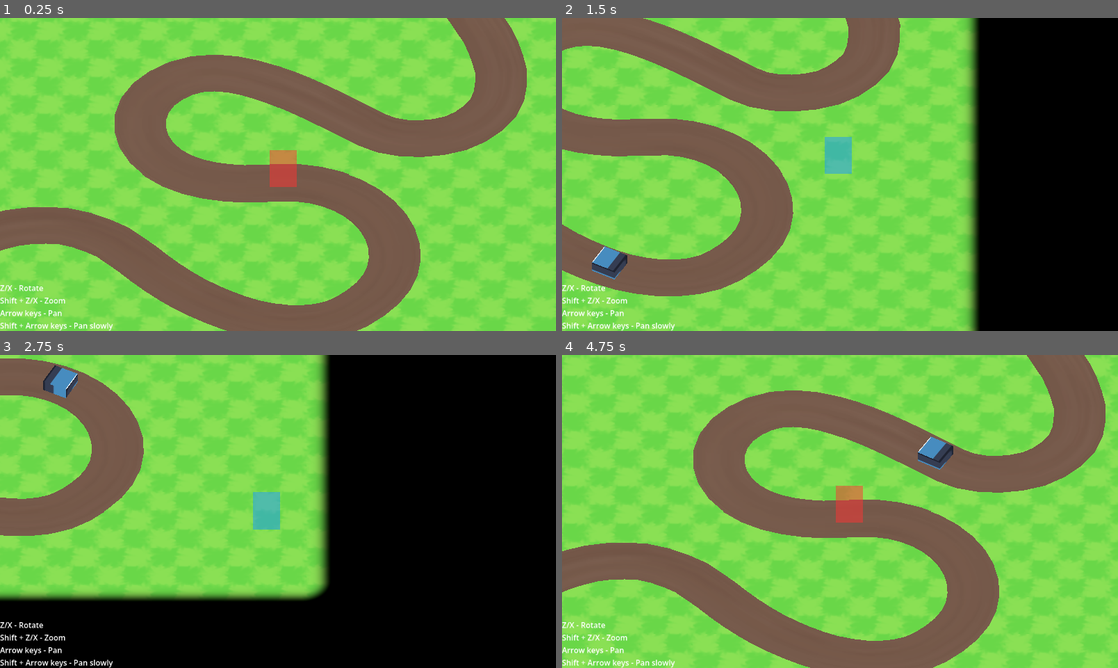
Above: before the commit, frames 1-4 (two rows, left to right).
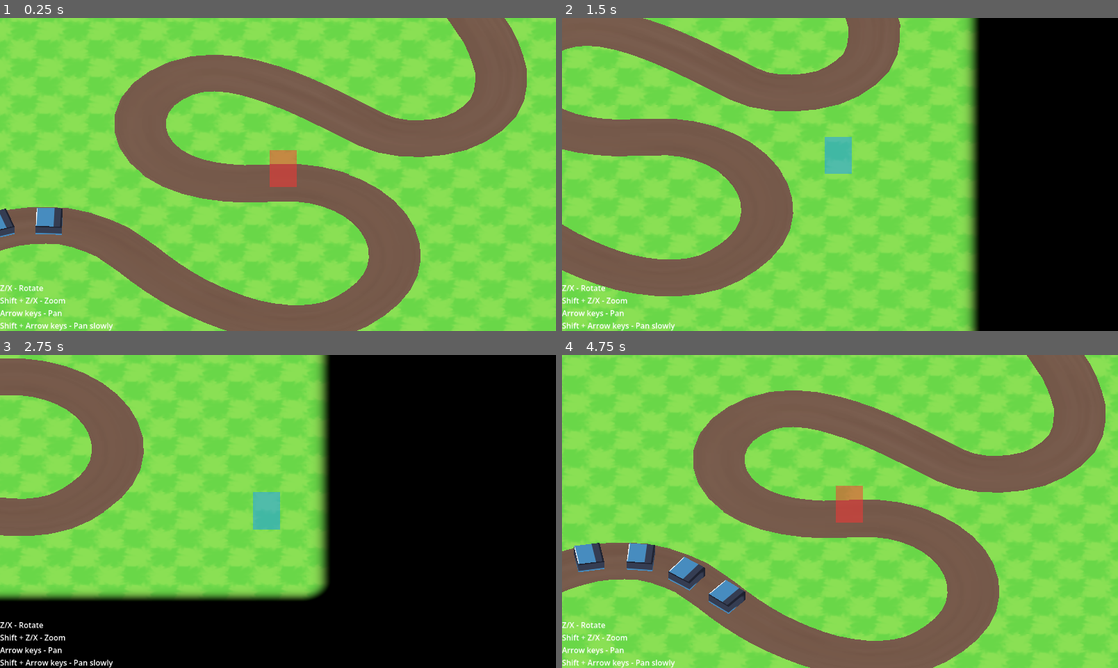
Above: after the commit, the same moments.

Repository: dairycultist/furry-roguelike-platformer
Game: Godot game, scene res://scene.tscn
The game is run twice, just before and just after one commit, with the same random seed, the same clock (stepped at 60 frames per second) and the same inputs. The engine's default icon, where the game draws it, is replaced by a stand-in: a white triangle on a blue panel in a dark square.
Inputs:
- Up to frame 1 (0.25 s): no input
- Up to frame 2 (1.5 s): hold Right (pan_right) 0.53-1.28 s; tap X (camalt_negative) at 0.6 s; hold Down (pan_down) from 1.28 s (still down); tap Z (camalt_positive) at 1.35 s
- Up to frame 3 (2.75 s): release Down (pan_down) at 2.03 s; hold Right (pan_right) from 2.03 s (still down); hold Shift (modify_action) from 2.03 s (still down)
- Up to frame 4 (4.75 s): release Right (pan_right) at 2.78 s; release Shift (modify_action) at 2.78 s; hold Up (pan_up) 2.78-3.53 s; tap Space (use_tool) at 2.85 s; hold Left (pan_left) from 3.53 s (still down); tap X (camalt_negative) at 3.6 s; tap Z (camalt_positive) at 4.35 s

The runs differ from the first frame. In frame 1, 0.6% of the frame differs, in the area x 0-12%, y 60-70%; in frame 2, 0.4%; in frame 3, 0.4%; in frame 4, 2.2%, in the area x 2-71%, y 26-83%.

Commit message:
Turrets attack enemies; fixed turret targeting radius

Diff:
--- a/enemy.gd
+++ b/enemy.gd
@@ -1,4 +1,12 @@
 extends PathFollow3D;
 
+@export var _speed : float = 1.0;
+@export var _health : int = 3;
+
+func attack(dmg : int) -> void:
+	_health -= dmg;
+	if _health <= 0:
+		queue_free();
+
 func _process(delta: float) -> void:
-	progress += 10 * delta;
+	progress += _speed * delta;
--- /dev/null
+++ b/enemy.tscn
@@ -0,0 +1,26 @@
+[gd_scene format=3 uid="uid://cb5sx04t1xbpo"]
+
+[ext_resource type="Script" uid="uid://vnpc4i2w28lh" path="res://enemy.gd" id="1_qi2p4"]
+[ext_resource type="Shader" uid="uid://bl2sqbvsmbi5q" path="res://toon.gdshader" id="2_iifgy"]
+[ext_resource type="Texture2D" uid="uid://8sp6e364jbjd" path="res://icon.svg" id="3_epg4t"]
+
+[sub_resource type="BoxMesh" id="BoxMesh_x0ryr"]
+
+[sub_resource type="ShaderMaterial" id="ShaderMaterial_ni31j"]
+render_priority = 0
+shader = ExtResource("2_iifgy")
+shader_parameter/albedo = ExtResource("3_epg4t")
+shader_parameter/uv_scale = Vector2(1, 1)
+shader_parameter/origin_fade_dist = 12.0
+shader_parameter/origin_fade_width2 = 1.0
+shader_parameter/fade_corner_radius = 0.2
+shader_parameter/exponent = 10.0
+
+[node name="Enemy" type="PathFollow3D" unique_id=1505863252]
+transform = Transform3D(0.9999751, 0, 0, 0, 1.0000056, 0, 0, 0, 0.9999751, 0, 0, 0)
+script = ExtResource("1_qi2p4")
+speed = 1.0
+
+[node name="Mesh" type="MeshInstance3D" parent="." unique_id=1535816302]
+mesh = SubResource("BoxMesh_x0ryr")
+surface_material_override/0 = SubResource("ShaderMaterial_ni31j")
--- a/scene.tscn
+++ b/scene.tscn
@@ -6,8 +6,7 @@
 [ext_resource type="Script" uid="uid://btc3b8xr27eyr" path="res://grid_map.gd" id="3_3253y"]
 [ext_resource type="ArrayMesh" uid="uid://chrc7hrfxtyul" path="res://path.obj" id="4_m7jmp"]
 [ext_resource type="Texture2D" uid="uid://di8cf2ijph50w" path="res://dirt.png" id="4_u3cyc"]
-[ext_resource type="Script" uid="uid://vnpc4i2w28lh" path="res://enemy.gd" id="7_ni31j"]
-[ext_resource type="Texture2D" uid="uid://8sp6e364jbjd" path="res://icon.svg" id="8_xlvrw"]
+[ext_resource type="PackedScene" uid="uid://cb5sx04t1xbpo" path="res://enemy.tscn" id="7_ni31j"]
 
 [sub_resource type="PlaneMesh" id="PlaneMesh_lxpj2"]
 size = Vector2(26, 26)
@@ -64,18 +63,6 @@
 "tilts": PackedFloat32Array(0, 0, 0, 0, 0, 0, 0, 0, 0, 0)
 }
 point_count = 10
-
-[sub_resource type="BoxMesh" id="BoxMesh_x0ryr"]
-
-[sub_resource type="ShaderMaterial" id="ShaderMaterial_ni31j"]
-render_priority = 0
-shader = ExtResource("1_y2354")
-shader_parameter/albedo = ExtResource("8_xlvrw")
-shader_parameter/uv_scale = Vector2(1, 1)
-shader_parameter/origin_fade_dist = 12.0
-shader_parameter/origin_fade_width2 = 1.0
-shader_parameter/fade_corner_radius = 0.2
-shader_parameter/exponent = 10.0
 
 [node name="Root" type="Node3D" unique_id=1235117097]
 
@@ -136,12 +123,19 @@
 [node name="EnemyPath" type="Path3D" parent="GridMap" unique_id=320968486]
 curve = SubResource("Curve3D_y2354")
 
-[node name="Enemy" type="PathFollow3D" parent="GridMap/EnemyPath" unique_id=1279003229]
+[node name="Enemy1" parent="GridMap/EnemyPath" unique_id=1505863252 instance=ExtResource("7_ni31j")]
 transform = Transform3D(0.6542781, 0, -0.7562211, 0, 1.0000056, 0, 0.7562211, 0, 0.6542781, -13.951372, 0, 5.6567516)
-script = ExtResource("7_ni31j")
 
-[node name="Mesh" type="MeshInstance3D" parent="GridMap/EnemyPath/Enemy" unique_id=1995363100]
-mesh = SubResource("BoxMesh_x0ryr")
-surface_material_override/0 = SubResource("ShaderMaterial_ni31j")
+[node name="Enemy2" parent="GridMap/EnemyPath" unique_id=1208010311 instance=ExtResource("7_ni31j")]
+transform = Transform3D(0.605273, 0, -0.79598653, 0, 1.0000056, 0, 0.79598653, 0, 0.605273, -12.4058485, 0, 4.3869715)
+progress = 2.0
+
+[node name="Enemy3" parent="GridMap/EnemyPath" unique_id=630198422 instance=ExtResource("7_ni31j")]
+transform = Transform3D(0.38303873, 0, -0.92370534, 0, 1.0000056, 0, 0.92370534, 0, 0.38303873, -10.709441, 0, 3.3384016)
+progress = 4.0
+
+[node name="Enemy4" parent="GridMap/EnemyPath" unique_id=646834160 instance=ExtResource("7_ni31j")]
+transform = Transform3D(-0.036045827, 0, -0.9993252, 0, 1.0000056, 0, 0.9993252, 0, -0.036045827, -8.746054, 0, 3.0748296)
+progress = 6.0
 
 [node name="TurretParent" type="Node3D" parent="GridMap" unique_id=57393167]
--- a/turret.gd
+++ b/turret.gd
@@ -1,5 +1,6 @@
 extends Node3D
 
+@export var damage : int = 1;
 @export var max_targeting_distance : int = 3;
 
 var enemy_path : Node3D;
@@ -16,7 +17,15 @@
 	else:
 		$Radius.visible = false;
 
-	target = enemy_path.get_child(0); # TEMP, replace with targeting logic
+	# retargeting when no target or target out of range
+	if not target or Vector3(target.global_position.x, 0.0, target.global_position.z).distance_to(global_position) > max_targeting_distance + 0.5:
+
+		target = null;
+
+		for enemy in enemy_path.get_children():
+
+			if Vector3(enemy.global_position.x, 0.0, enemy.global_position.z).distance_to(global_position) <= max_targeting_distance + 0.5:
+				target = enemy;
 
 	# exhaust cooldown
 	if (not fire_cooldown < 0.0):
@@ -34,6 +43,7 @@
 
 			fire_cooldown = 1.0;
 			$TurretHead/TurretBarrel.scale = Vector3(1.2, 1.2, 0.7);
+			target.attack(damage);
 
 	else:
 
